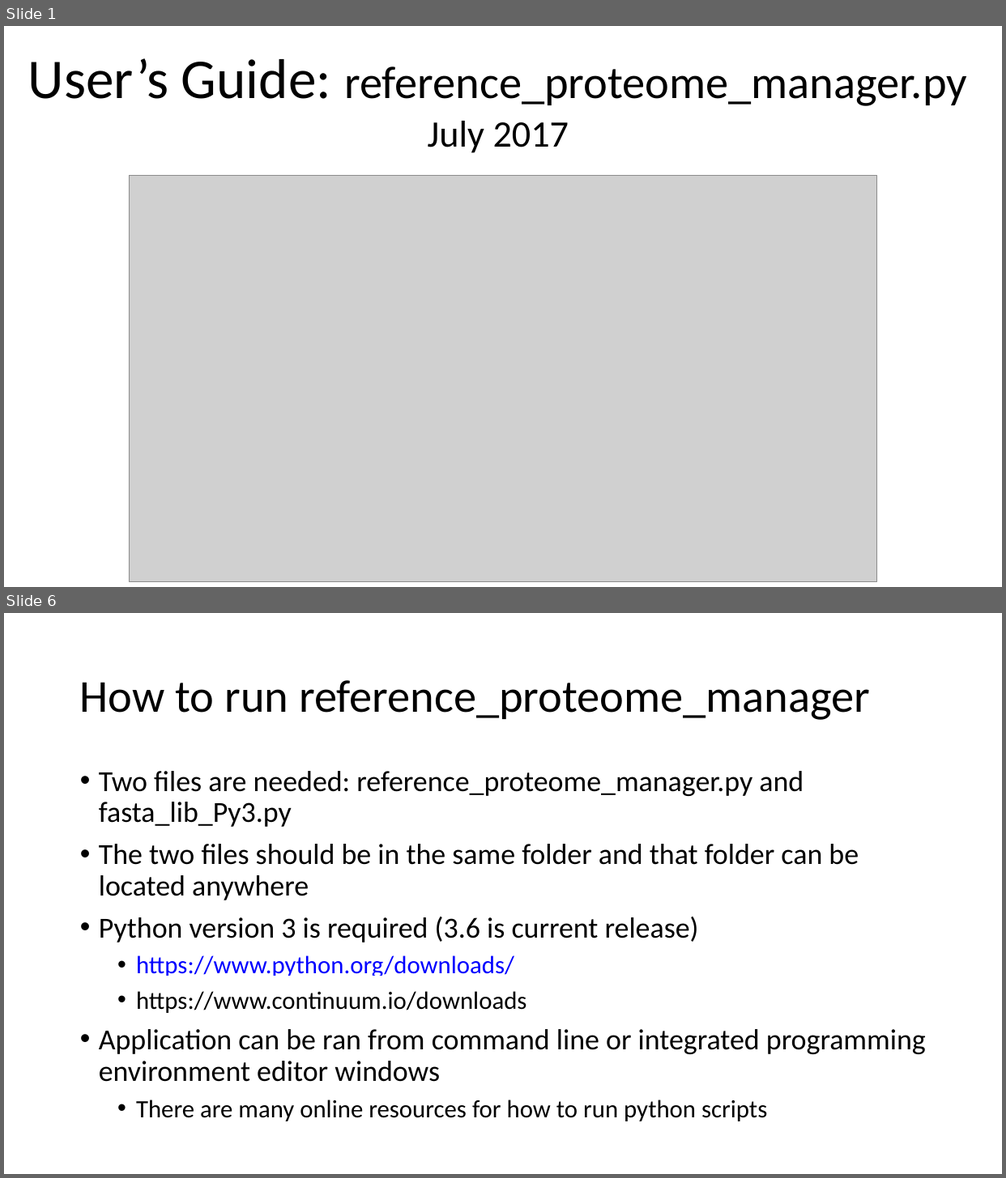
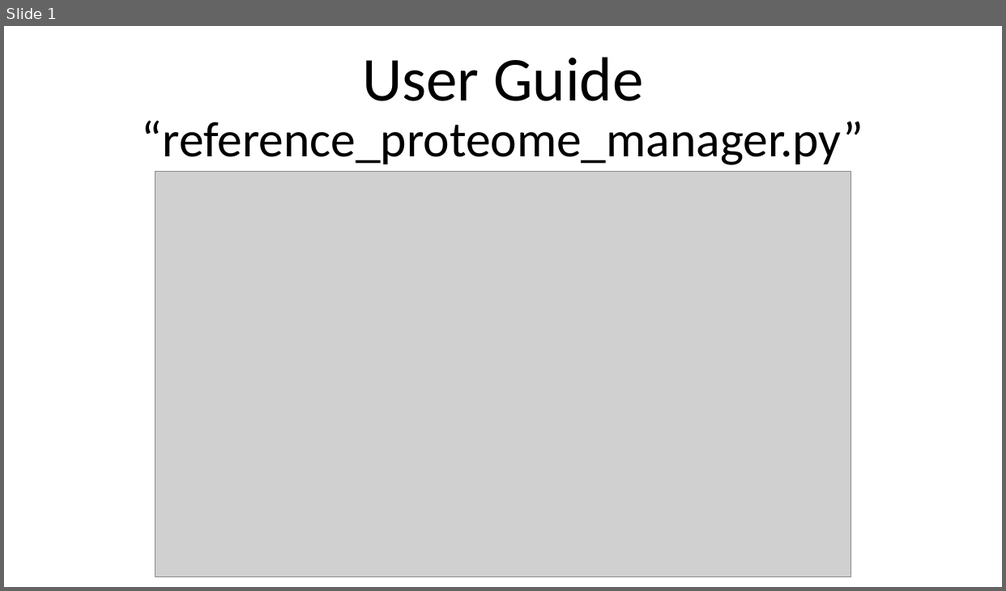
Before and after one commit to lily-liang12/Reference_Proteome_Manager, a slide deck: Reference_Proteome_Manager_UniProt/User_Guide_UniProt.pptx. Shown one above the other, each under a label of ours: slides 1 and 6 before the commit, slide 1 after it; the slides between them are not shown. The pictures are 1006x1178 and 1006x591 pixels, drawn with LibreOffice and Linux fonts; fonts in the diff are those of the drawing; grey boxes stand for pictures. Boxes give left, top, right and bottom in pixels: in the first picture for what was removed or moved away, otherwise in the second. Text is boxed around its words. In the diff, an @@ line names an element or a change of style, - is before the commit and + after.

```diff
--- a/Reference_Proteome_Manager_UniProt/User_Guide_UniProt.pptx
+++ b/Reference_Proteome_Manager_UniProt/User_Guide_UniProt.pptx
@@ slide 6 removed at [4,613,1002,1174], background #FFFFFF @@
@@ text removed at [80,680,870,720] @@
-How to run reference_proteome_manager
@@ text removed at [99,771,926,1122] @@
-• Two files are needed: reference_proteome_manager.py and fasta_lib_Py3.py
-• The two files should be in the same folder and that folder can be located anywhere
-• Python version 3 is required (3.6 is current release)
-  • https://www.python.org/downloads/
-  • https://www.continuum.io/downloads
-• Application can be ran from command line or integrated programming environment editor windows
-  • There are many online resources for how to run python scripts
@@ slide 1 changed as well @@
@@ title at [142,57,864,165]: text changed; size 44 to 48 pt @@
-User’s Guide: reference_proteome_manager.py
-July 2017
+User Guide
+“reference_proteome_manager.py”
@@ picture: place and size @@
-picture at [130,176,878,582]
+picture at [155,172,851,578]
```
Also in this commit, not shown: 6 other slides changed, 1 slide added, 5 other slides removed.
